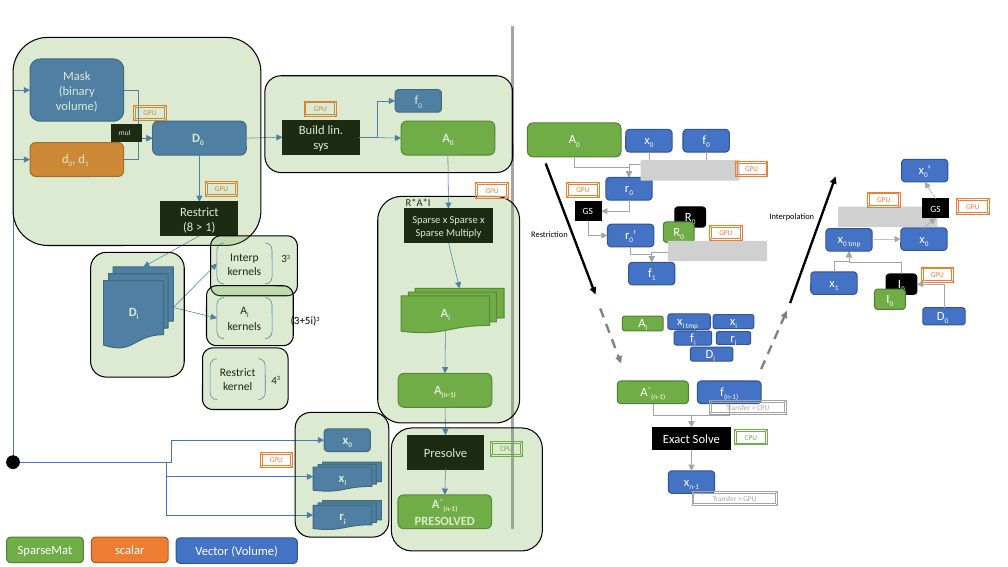
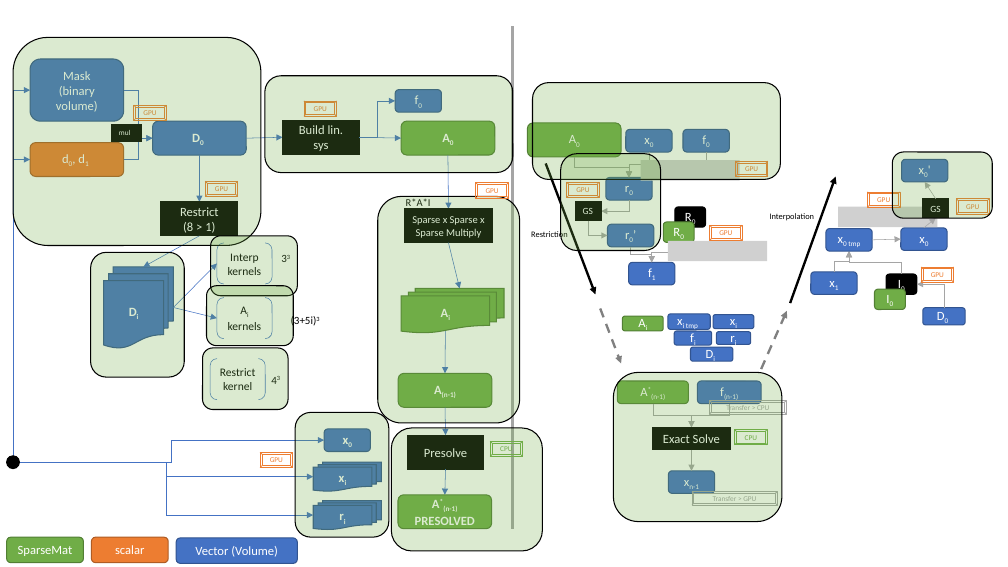
Before and after one commit to PeterZhouSZ/battery, a slide deck: slide 2 of data/process.pptx. Drawn at 1008x567 pixels with LibreOffice and Linux fonts; fonts in the diff are those of the drawing; grey boxes stand for pictures. Boxes give left, top, right and bottom in pixels: in the first picture for what was removed or moved away, otherwise in the second. Text is boxed around its words. In the diff, an @@ line names an element or a change of style, - is before the commit and + after.

Commit message:
updated process diagram with implementation progress

```diff
--- a/data/process.pptx
+++ b/data/process.pptx
@@ rounded rectangle added at (x1=532, y1=82, x2=780, y2=179), fill #70AD47 at 25% opacity, outline #000000 1 pt @@
@@ rounded rectangle added at (x1=561, y1=154, x2=661, y2=250), fill #70AD47 at 25% opacity, outline #000000 1 pt @@
@@ rounded rectangle added at (x1=892, y1=152, x2=992, y2=219), fill #70AD47 at 25% opacity, outline #000000 1 pt @@
@@ rounded rectangle added at (x1=613, y1=373, x2=782, y2=522), fill #70AD47 at 25% opacity, outline #000000 1 pt @@
```
